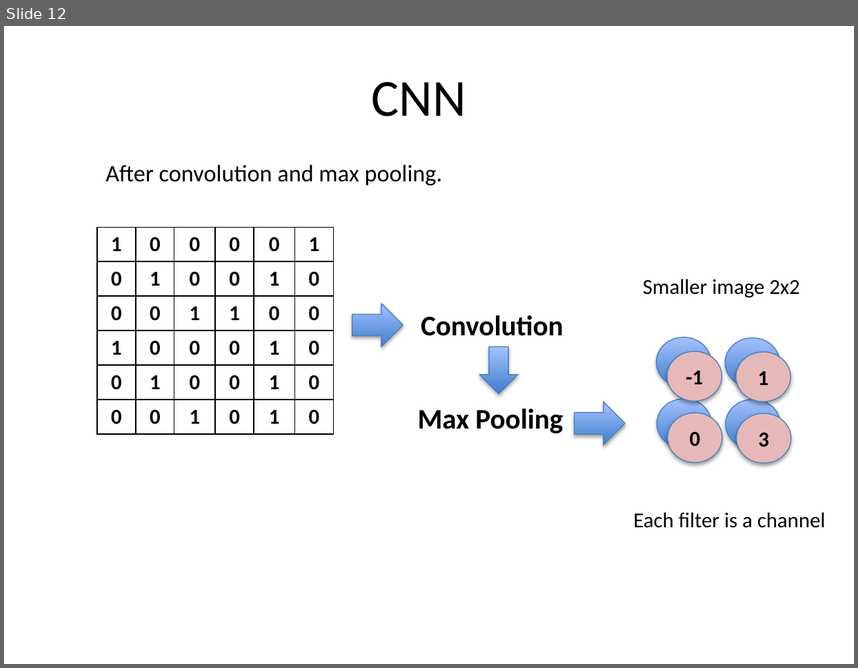
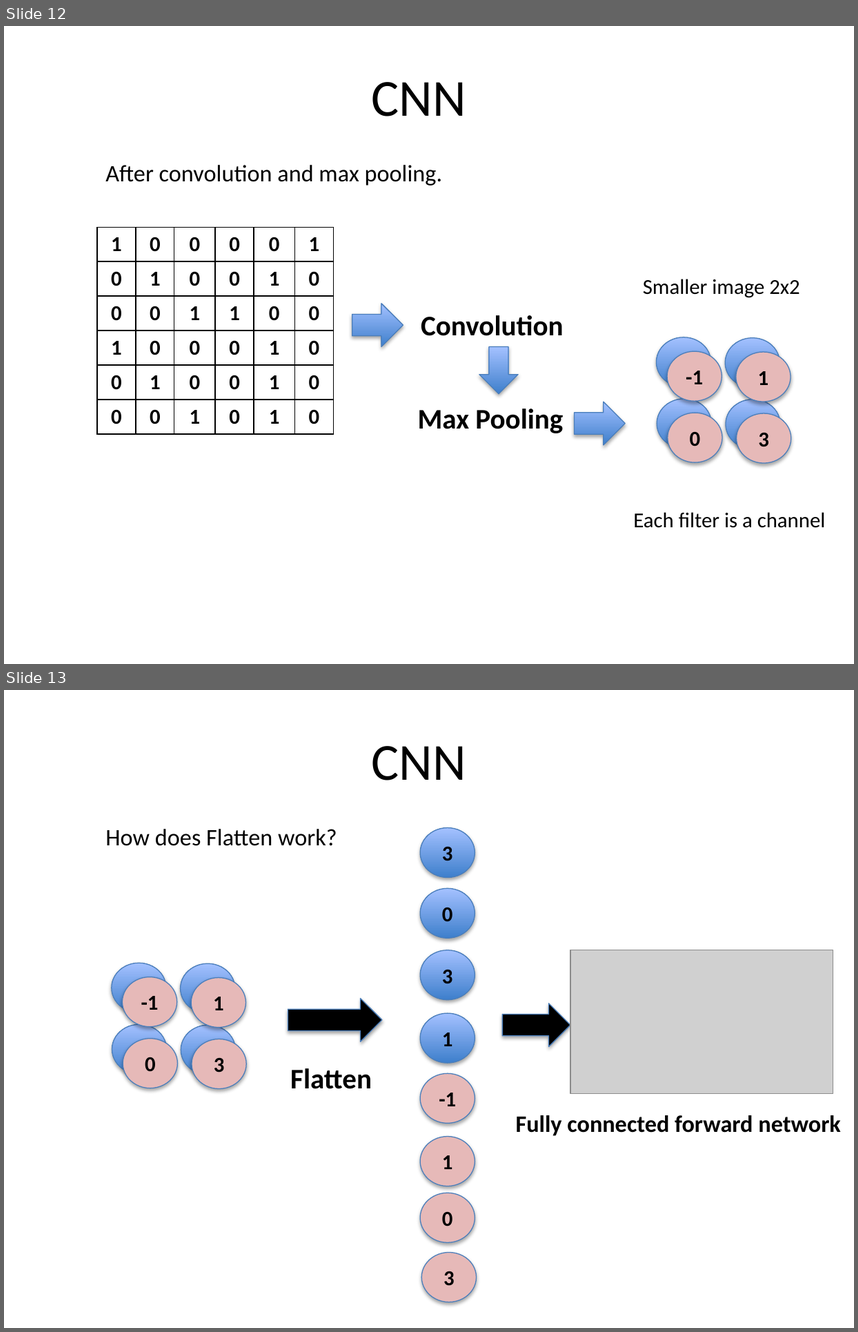
Before and after one commit to haozhestat/DeepLearning-Tensorflow, a slide deck: presentation.pptx. Shown one above the other, each under a label of ours: slide 12 before the commit, slides 12 and 13 after it. The pictures are 858x668 and 858x1332 pixels, drawn with LibreOffice and Linux fonts; fonts in the diff are those of the drawing; grey boxes stand for pictures. Boxes give left, top, right and bottom in pixels: in the first picture for what was removed or moved away, otherwise in the second. Text is boxed around its words. In the diff, an @@ line names an element or a change of style, - is before the commit and + after.

```diff
--- a/presentation.pptx
+++ b/presentation.pptx
@@ slide 13 added at (x1=4, y1=690, x2=854, y2=1328), background #FFFFFF @@
@@ title added at (x1=372, y1=746, x2=466, y2=780), 44 pt, text #000000 @@
+CNN
@@ subtitle added at (x1=105, y1=829, x2=337, y2=846), 20 pt, text #000000 @@
+How does Flatten work?
@@ ellipse added at (x1=421, y1=828, x2=475, y2=877), fill gradient #3F80CE to #A4C4FF, outline #4B7EBC 0.75 pt, 18 pt, text #000000, bold @@
+3
@@ ellipse added at (x1=421, y1=888, x2=475, y2=938), fill gradient #3F80CE to #A4C4FF, outline #4B7EBC 0.75 pt, 18 pt, text #000000, bold @@
+0
@@ ellipse added at (x1=421, y1=950, x2=475, y2=999), fill gradient #3F80CE to #A4C4FF, outline #4B7EBC 0.75 pt, 18 pt, text #000000, bold @@
+3
@@ picture added at (x1=570, y1=950, x2=833, y2=1094) @@
@@ ellipse added at (x1=111, y1=963, x2=165, y2=1012), fill gradient #3F80CE to #A4C4FF, outline #4B7EBC 0.75 pt, 18 pt, text #000000, bold @@
+3
@@ ellipse added at (x1=122, y1=976, x2=176, y2=1026), fill #E6B9B8, outline #4B7EBC 0.75 pt, 18 pt, text #000000, bold @@
+-1
@@ ellipse added at (x1=180, y1=964, x2=234, y2=1013), fill gradient #3F80CE to #A4C4FF, outline #4B7EBC 0.75 pt, 18 pt, text #000000, bold @@
+0
@@ ellipse added at (x1=191, y1=977, x2=245, y2=1027), fill #E6B9B8, outline #4B7EBC 0.75 pt, 18 pt, text #000000, bold @@
+1
@@ right arrow added at (x1=288, y1=998, x2=382, y2=1041), fill #000000, outline #4B7EBC 0.75 pt @@
@@ ellipse added at (x1=421, y1=1013, x2=475, y2=1063), fill gradient #3F80CE to #A4C4FF, outline #4B7EBC 0.75 pt, 18 pt, text #000000, bold @@
+1
@@ right arrow added at (x1=502, y1=1003, x2=570, y2=1046), fill #000000, outline #4B7EBC 0.75 pt @@
@@ ellipse added at (x1=112, y1=1024, x2=166, y2=1074), fill gradient #3F80CE to #A4C4FF, outline #4B7EBC 0.75 pt, 18 pt, text #000000, bold @@
+3
@@ ellipse added at (x1=123, y1=1038, x2=177, y2=1088), fill #E6B9B8, outline #4B7EBC 0.75 pt, 18 pt, text #000000, bold @@
+0
@@ ellipse added at (x1=181, y1=1025, x2=235, y2=1074), fill gradient #3F80CE to #A4C4FF, outline #4B7EBC 0.75 pt, 18 pt, text #000000, bold @@
+1
@@ ellipse added at (x1=192, y1=1038, x2=246, y2=1088), fill #E6B9B8, outline #4B7EBC 0.75 pt, 18 pt, text #000000, bold @@
+3
@@ text added at (x1=290, y1=1068, x2=372, y2=1089), 24 pt, text #000000, bold @@
+Flatten
@@ ellipse added at (x1=421, y1=1074, x2=475, y2=1123), fill #E6B9B8, outline #4B7EBC 0.75 pt, 18 pt, text #000000, bold @@
+-1
@@ text added at (x1=516, y1=1115, x2=841, y2=1136), 20 pt, text #000000, bold @@
+Fully connected forward network
@@ ellipse added at (x1=421, y1=1136, x2=475, y2=1185), fill #E6B9B8, outline #4B7EBC 0.75 pt, 18 pt, text #000000, bold @@
+1
@@ ellipse added at (x1=421, y1=1192, x2=475, y2=1242), fill #E6B9B8, outline #4B7EBC 0.75 pt, 18 pt, text #000000, bold @@
+0
@@ ellipse added at (x1=421, y1=1252, x2=476, y2=1301), fill #E6B9B8, outline #4B7EBC 0.75 pt, 18 pt, text #000000, bold @@
+3
```
Also in this commit, not shown: 1 slide changed, 10 other slides added, 1 slide removed.
